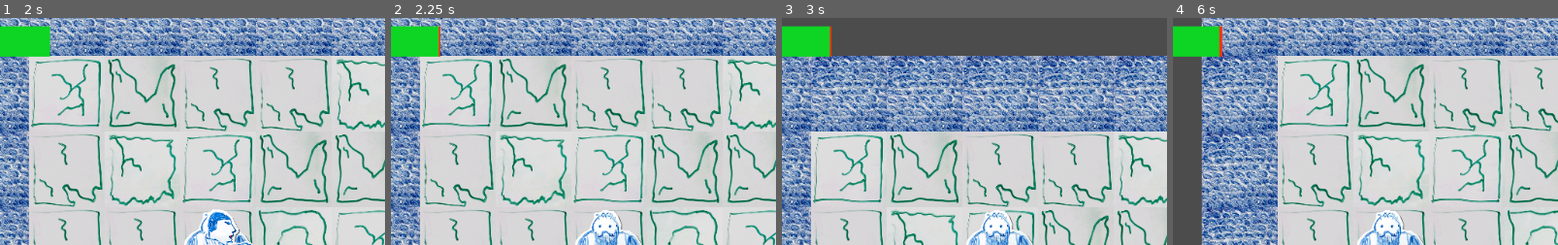
Above: before the commit, frames 1-4 (left to right).
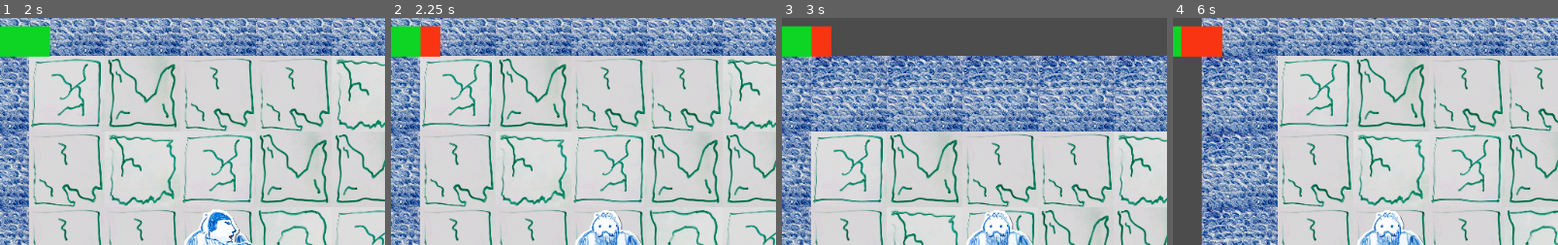
Above: after the commit, the same moments.

Repository: alexAkselrod/alco
Game: Godot game, scene res://root.tscn
Two runs of this game, one before a commit and one after it. Both use one fixed random seed, a clock stepped at 60 frames per second and the inputs below.
Inputs:
- Up to frame 1 (2 s): tap Enter at 0.5 s; hold Right (ui_right) 0.53-1.28 s; tap Space at 1.25 s; hold Down (ui_down) from 1.28 s (still down)
- Up to frame 2 (2.25 s): tap Enter at 2 s; release Down (ui_down) at 2.03 s; hold Right (ui_right) from 2.03 s (still down)
- Up to frame 3 (3 s): tap Space at 2.75 s; release Right (ui_right) at 2.78 s; hold Up (ui_up) from 2.78 s (still down)
- Up to frame 4 (6 s): tap Enter at 3.5 s; release Up (ui_up) at 3.53 s; hold Left (ui_left) 3.53-5.03 s; tap Space at 4.25 s; hold Down (ui_down) 5.03-5.78 s; hold Right (ui_right) from 5.78 s (still down)
The pictures show only the part of the screen within x 21-71%, y 0-50%; the shares and areas given below are measured in that part.

Frame 1 is identical in both runs. In frame 2, 0.7% of the frame differs, in the area x 7-13%, y 3-18%; in frame 3, 0.7%; in frame 4, 1.4%, in the area x 2-13%, y 3-18%.

Commit message:
dwarf

Diff:
--- a/root.tscn
+++ b/root.tscn
@@ -2,9 +2,9 @@
 
 [ext_resource path="res://tileset.tres" type="TileSet" id=1]
 [ext_resource path="res://tilemap.gd" type="Script" id=2]
-[ext_resource path="res://vampire_spawn.tscn" type="PackedScene" id=3]
-[ext_resource path="res://dwarf.tscn" type="PackedScene" id=4]
-[ext_resource path="res://mage.tscn" type="PackedScene" id=5]
+[ext_resource path="res://dwarf.tscn" type="PackedScene" id=3]
+[ext_resource path="res://mage.tscn" type="PackedScene" id=4]
+[ext_resource path="res://vampire_spawn.tscn" type="PackedScene" id=5]
 [ext_resource path="res://Interface.tscn" type="PackedScene" id=6]
 [ext_resource path="res://exit.tscn" type="PackedScene" id=7]
 
@@ -20,17 +20,17 @@
 tile_data = PoolIntArray( 0, 2, 0, 1, 2, 0, 2, 2, 0, 3, 2, 0, 4, 2, 0, 5, 2, 0, 6, 2, 0, 7, 2, 0, 8, 2, 0, 9, 2, 0, 10, …(6312 unchanged characters)…
 script = ExtResource( 2 )
 
-[node name="vampire_spawn" parent="." instance=ExtResource( 3 )]
+[node name="dwarf" parent="." instance=ExtResource( 3 )]
+position = Vector2( 250, 250 )
+
+[node name="mage" parent="." instance=ExtResource( 4 )]
+position = Vector2( 450, 1950 )
+
+[node name="vampire_spawn" parent="." instance=ExtResource( 5 )]
 position = Vector2( 450, 450 )
 
-[node name="vampire_spawn 2" parent="." instance=ExtResource( 3 )]
+[node name="vampire_spawn 2" parent="." instance=ExtResource( 5 )]
 position = Vector2( 1910.48, 726.44 )
-
-[node name="dwarf" parent="." instance=ExtResource( 4 )]
-position = Vector2( 250, 250 )
-
-[node name="mage" parent="." instance=ExtResource( 5 )]
-position = Vector2( 450, 1950 )
 
 [node name="CanvasLayer" type="CanvasLayer" parent="."]
 editor/display_folded = true
--- a/vampire.gd
+++ b/vampire.gd
@@ -31,7 +31,7 @@
 
 	var collide = move_and_collide(delta)
 	if collide and collide.collider.name == "dwarf":
-		dwarf.health -= 1
+		dwarf.health -= 10
 		dwarf.disconnect("next_move", self, "on_next_move")
 		emit_signal ("vampire_died")
 		get_parent().remove_child(self)
